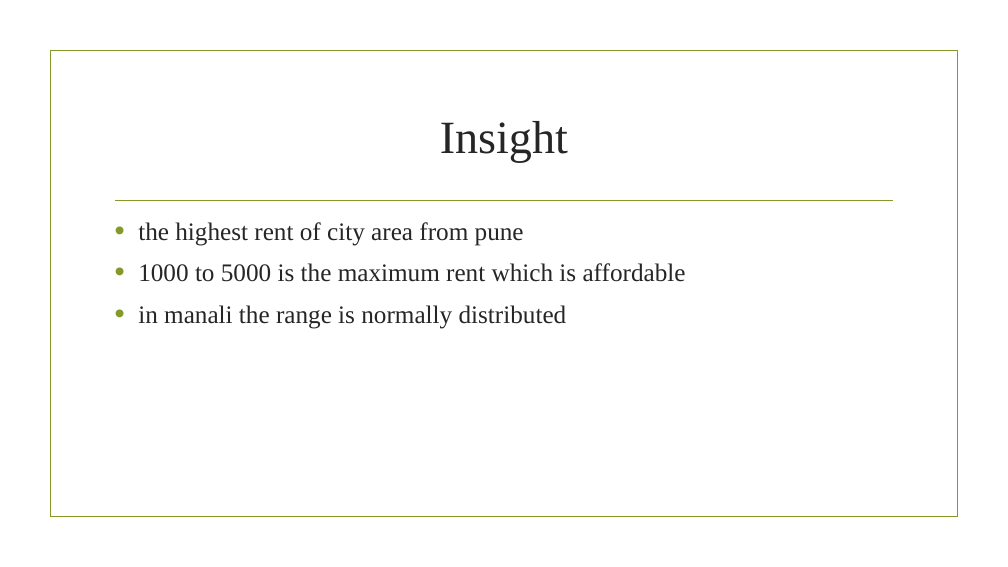
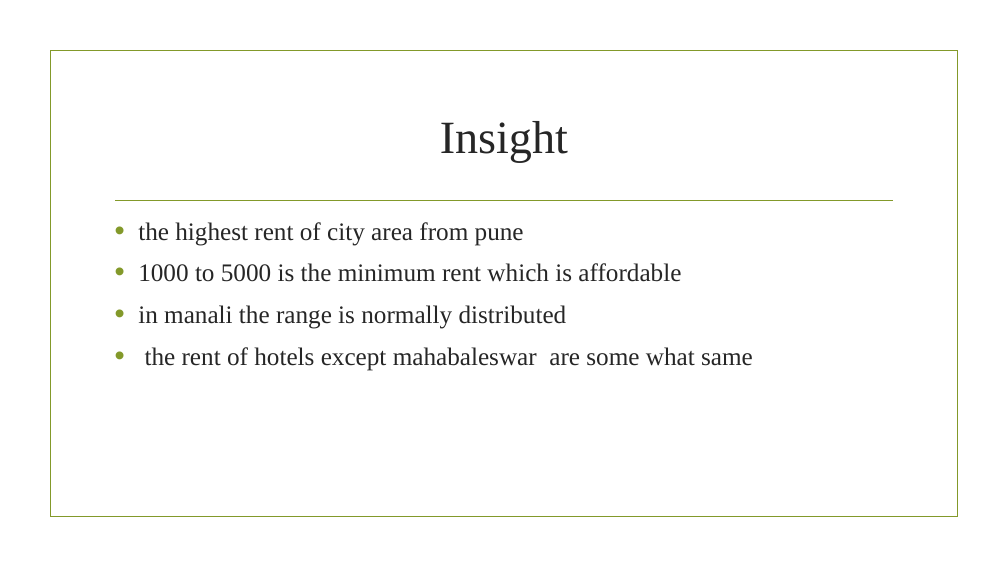
Before and after one commit to adas754/EDA, a slide deck: slide 34 of oyo1.pptx. Drawn at 1008x567 pixels with LibreOffice and Linux fonts; fonts in the diff are those of the drawing; background and template pictures are left out. Boxes give left, top, right and bottom in pixels: in the first picture for what was removed or moved away, otherwise in the second. Text is boxed around its words. In the diff, an @@ line names an element or a change of style, - is before the commit and + after.

```diff
--- a/oyo1.pptx
+++ b/oyo1.pptx
@@ text at <box>138,263,681,282</box>: text changed @@
-• 1000 to 5000 is the maximum rent which is affordable
+• 1000 to 5000 is the minimum rent which is affordable
@@ text at <box>145,347,753,371</box>: paragraph added @@
+• the rent of hotels except mahabaleswar are some what same
```
Also in this commit, not shown: 9 other slides changed, 2 other files.
